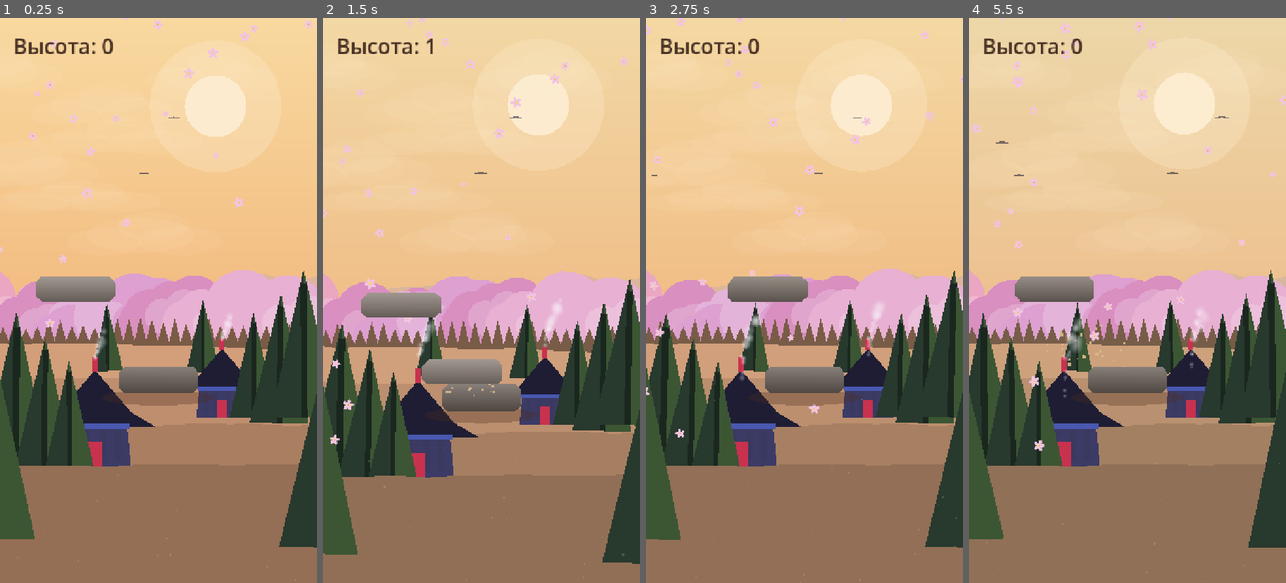
Above: before the commit, frames 1-4 (left to right).
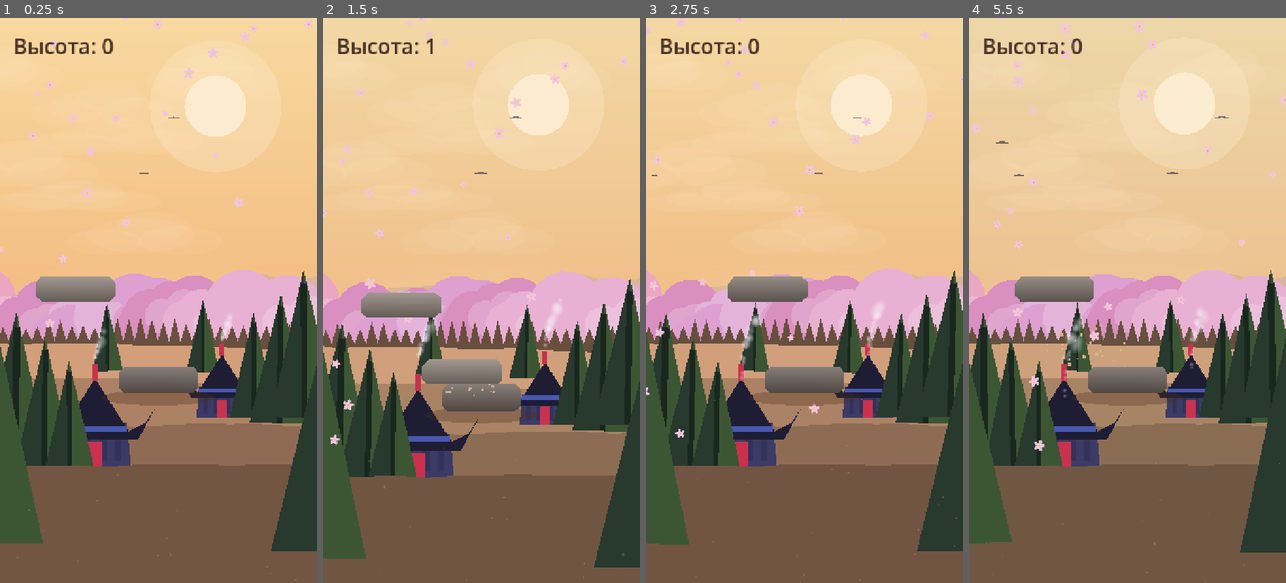
Above: after the commit, the same moments.

Repository: Babaika8/balance-tower
Game: Godot game, scene res://main.tscn
Two runs of this game, one before a commit and one after it. Both use one fixed random seed, a clock stepped at 60 frames per second and the inputs below.
Inputs (mouse positions are in pixels of both pictures, inside the frame that each line leads up to):
- Up to frame 1 (0.25 s): no input
- Up to frame 2 (1.5 s): tap Enter at 0.5 s; move the mouse to (551, 272) at 0.52 s; click (551, 272) at 0.67 s; tap Space at 0.77 s; drag from (418, 328) to (465, 413) at 1.27 s
- Up to frame 3 (2.75 s): move the mouse to (836, 176) at 2.02 s; click (836, 176) at 2.17 s
- Up to frame 4 (5.5 s): drag from (1111, 413) to (1032, 215) at 2.77 s; move the mouse to (1222, 385) at 3.52 s; click (1222, 385) at 3.67 s; tap Space at 3.77 s; drag from (1032, 215) to (1079, 159) at 4.27 s; move the mouse to (1143, 300) at 5.02 s; click (1143, 300) at 5.17 s

The runs differ from the first frame. In frame 1, 24% of the frame differs, in the area x 0-100%, y 56-100%; in frame 2, 22%; in frame 3, 24%, in the area x 0-100%, y 55-100%; in frame 4, 24%.

Commit message:
House: revert to single-roof shape (2-tier looked off), keep upturned eaves
Per feedback: the previous one-roof house read better than the 2-tier
pagoda; keep just the liked upturned-eave roof on it. Plus prior v11
landscape depth/contrast + warm horizon glow.

Co-Authored-By: Claude Opus 4.8 <noreply@anthropic.com>

Diff:
--- a/game.gd
+++ b/game.gd
@@ -52,6 +52,7 @@
 var halo_node: Polygon2D
 var motes: CPUParticles2D
 var petals: CPUParticles2D
+var atmo_glow: Sprite2D
 var atmo_fireflies: Array = []  # {node, nx, ny, phase}
 var atmo_stars: Array = []   # {node, nx, ny}
 var atmo_dunes: Array = []   # {node, base_y, factor, shade}
@@ -196,6 +197,11 @@
 		atmo_clouds.append({"node": cl, "nx": randf(), "speed": randf_range(0.010, 0.020),
 				"ny": randf_range(100, 540)})
 
+	# Тёплый отсвет у горизонта (бликует под цвет солнца) — фокус и глубина.
+	atmo_glow = Sprite2D.new()
+	atmo_glow.texture = _tex(THEME_DIR + "smoke.svg")
+	layer.add_child(atmo_glow)
+
 	# Птицы — лёгкие силуэты, летят по небу (оживляют пустоту, особенно на широком).
 	for i in range(5):
 		var bird := _make_bird()
@@ -217,7 +223,7 @@
 		_attach_sway(puff, randf_range(0.01, 0.022), randf_range(2.6, 4.0))
 	var forest := _make_forest_row()
 	layer.add_child(forest)
-	atmo_dunes.append({"node": forest, "base_y": 726.0, "factor": 0.16, "shade": 0.42})
+	atmo_dunes.append({"node": forest, "base_y": 726.0, "factor": 0.16, "shade": 0.50})
 
 	# --- СРЕДНИЙ ПЛАН: волны земли (сглаженные гребни); дома/ёлки сидят на земле,
 	# фундамент уходит за свою волну. Дома и ёлки разнесены по X (не слипаются). ---
@@ -225,7 +231,7 @@
 	# мелкие дальние ёлки (плотность у горизонта, по бокам от центра)
 	_add_fir(layer, 0.34, 800.0, 1.1, 0.30)
 	_add_fir(layer, 0.64, 805.0, 1.2, 0.30)
-	_add_dune(layer, 32.0, 8, 16, 840.0, 0.30, 0.10)  # волна 3
+	_add_dune(layer, 32.0, 8, 16, 840.0, 0.30, 0.18)  # волна 3
 	# ПРАВЫЙ дом + правые краевые ёлки — фундамент за волну 2
 	var rhouse := _make_house(1.7)
 	layer.add_child(rhouse)
@@ -234,7 +240,7 @@
 	_add_fir(layer, 0.80, 905.0, 1.7, 0.44)
 	_add_fir(layer, 0.88, 918.0, 2.1, 0.44)
 	_add_fir(layer, 0.96, 905.0, 2.4, 0.44)
-	_add_dune(layer, 30.0, 9, 29, 930.0, 0.44, 0.20)  # волна 2 (закрывает фундамент правого дома)
+	_add_dune(layer, 30.0, 9, 29, 930.0, 0.44, 0.32)  # волна 2 (закрывает фундамент правого дома)
 	# ЛЕВЫЙ дом + левые краевые ёлки — фундамент за переднюю волну 1
 	var lhouse := _make_house(2.4)
 	layer.add_child(lhouse)
@@ -243,11 +249,11 @@
 	_add_fir(layer, 0.05, 1030.0, 2.6, 0.60)
 	_add_fir(layer, 0.14, 1018.0, 2.1, 0.60)
 	_add_fir(layer, 0.22, 1028.0, 1.8, 0.60)
-	_add_dune(layer, 28.0, 10, 42, 1040.0, 0.60, 0.30) # волна 1 (передняя, закрывает фундамент левого дома)
+	_add_dune(layer, 28.0, 10, 42, 1040.0, 0.60, 0.46) # волна 1 (передняя, тёмная — контраст/глубина)
 
 	# --- ПЕРЕДНИЙ ПЛАН: огромные тёмные ёлки в самых углах (рамка, центр свободен) ---
-	_add_fir(layer, -0.04, 1180.0, 3.4, 0.85)
-	_add_fir(layer, 1.04, 1200.0, 3.6, 0.90)
+	_add_fir(layer, -0.05, 1190.0, 4.2, 0.85)
+	_add_fir(layer, 1.05, 1210.0, 4.4, 0.90)
 
 	# Лёгкие частицы-пылинки, медленно плывут вверх.
 	motes = CPUParticles2D.new()
@@ -447,43 +453,55 @@
 	p.polygon = pts
 	return p
 
-# Дом в стиле пагоды (плоский, как храм в референсе): тёмное тело, синий кант,
-# скатная крыша с поднятыми краями, красная дверь.
+# Крыша пагоды: широкая, с загнутыми ВВЕРХ краями (азиатский карниз).
+func _pagoda_roof(ey: float, hw: float, h: float, col: String) -> Polygon2D:
+	var p := Polygon2D.new()
+	p.polygon = PackedVector2Array([
+		Vector2(-hw, ey - h * 0.40),         # левый карниз — загнут вверх
+		Vector2(-hw * 0.82, ey - h * 0.04),
+		Vector2(-hw * 0.55, ey + 6),         # провис карниза
+		Vector2(0, ey - h),                  # конёк
+		Vector2(hw * 0.55, ey + 6),
+		Vector2(hw * 0.82, ey - h * 0.04),
+		Vector2(hw, ey - h * 0.40),          # правый карниз — загнут вверх
+		Vector2(hw * 0.7, ey + 14),
+		Vector2(0, ey + 14),
+		Vector2(-hw * 0.7, ey + 14)])
+	p.color = Color(col)
+	return p
+
+func _trim_band(y: float, hw: float) -> Polygon2D:
+	var t := Polygon2D.new()
+	t.polygon = PackedVector2Array([Vector2(-hw, y), Vector2(hw, y), Vector2(hw, y + 5), Vector2(-hw, y + 5)])
+	t.color = Color("4958B0")
+	return t
+
+# Дом как раньше (одна крыша), но с загнутыми вверх карнизами — азиатский акцент.
 func _make_house(scale: float) -> Node2D:
 	var n := Node2D.new()
 	n.scale = Vector2(scale, scale)
-	# тело (светлее ёлок, чтобы читался отдельно)
+	# тело
 	var body := Polygon2D.new()
 	body.polygon = PackedVector2Array([Vector2(-34, 0), Vector2(34, 0), Vector2(30, -42), Vector2(-30, -42)])
 	body.color = Color("3C3B66")
 	n.add_child(body)
-	# вертикальные планки (как в референсе)
 	for sx in [-22, -8, 8, 22]:
 		var sl := Polygon2D.new()
 		sl.polygon = PackedVector2Array([Vector2(sx - 3, -6), Vector2(sx + 3, -6), Vector2(sx + 3, -36), Vector2(sx - 3, -36)])
-		sl.color = Color("3A3960")
+		sl.color = Color("33325A")
 		n.add_child(sl)
-	# красная дверь-тории
 	var door := Polygon2D.new()
 	door.polygon = PackedVector2Array([Vector2(-7, 0), Vector2(7, 0), Vector2(7, -24), Vector2(-7, -24)])
 	door.color = Color("C8324E")
 	n.add_child(door)
-	# сплошная скатная крыша (низ заходит на тело — без «дыры»)
-	var roof := Polygon2D.new()
-	roof.polygon = PackedVector2Array([
-		Vector2(-58, -38), Vector2(-34, -52), Vector2(0, -92), Vector2(34, -52), Vector2(58, -38)])
-	roof.color = Color("1E1D34")
-	n.add_child(roof)
-	# синий кант — тонкая полоса у основания крыши (поверх стыка)
-	var trim := Polygon2D.new()
-	trim.polygon = PackedVector2Array([Vector2(-32, -36), Vector2(32, -36), Vector2(32, -41), Vector2(-32, -41)])
-	trim.color = Color("4958B0")
-	n.add_child(trim)
-	# конёк
-	var top := Polygon2D.new()
-	top.polygon = PackedVector2Array([Vector2(-3, -90), Vector2(3, -90), Vector2(3, -104), Vector2(-3, -104)])
-	top.color = Color("C8324E")
-	n.add_child(top)
+	# одна крыша с загнутыми карнизами + синий кант
+	n.add_child(_pagoda_roof(-40, 58, 44, "1E1D34"))
+	n.add_child(_trim_band(-39, 30))
+	# красный конёк
+	var fin := Polygon2D.new()
+	fin.polygon = PackedVector2Array([Vector2(-3, -82), Vector2(3, -82), Vector2(3, -98), Vector2(-3, -98)])
+	fin.color = Color("C8324E")
+	n.add_child(fin)
 	return n
 
 # Палитра атмосферы по фазам (порог по счёту): рассвет→день→закат→ночь.
@@ -536,6 +554,11 @@
 	var sun_x: float = cx + vw * 0.18
 	sun_node.position = Vector2(sun_x, lerp(float(a[5]), float(b[5]), f))
 	halo_node.position = sun_node.position
+
+	# Тёплый отсвет у горизонта — широкий, под цвет солнца, тает к ночи.
+	atmo_glow.scale = Vector2(maxf(BASE_W, vw) / 38.0, 7.0)
+	atmo_glow.position = Vector2(cx, 706.0 + climb * 0.16)
+	atmo_glow.modulate = Color(suncol.r, suncol.g, suncol.b, lerp(0.34, 0.10, night))
 
 	# Звёзды по всей ширине.
 	for s in atmo_stars:
